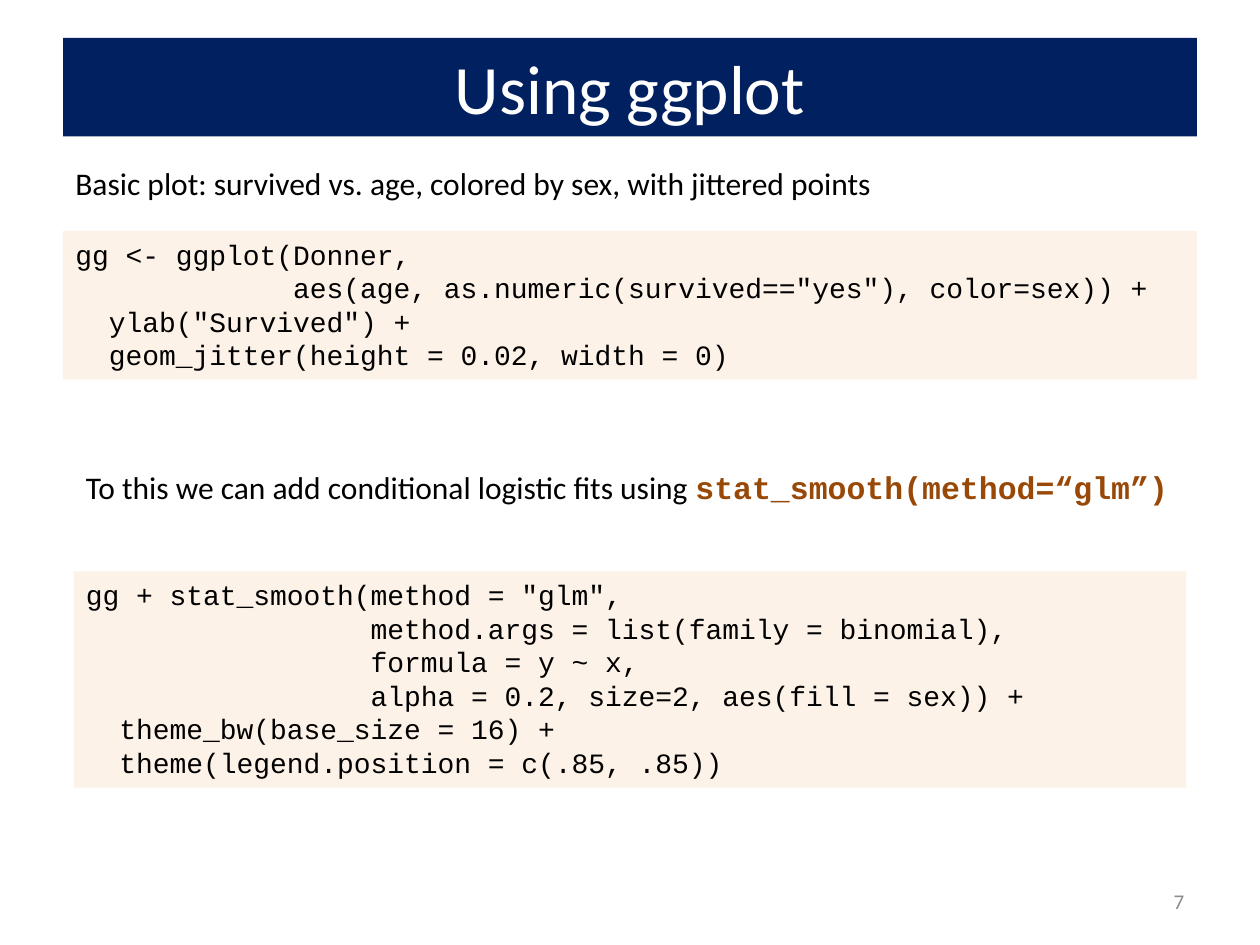
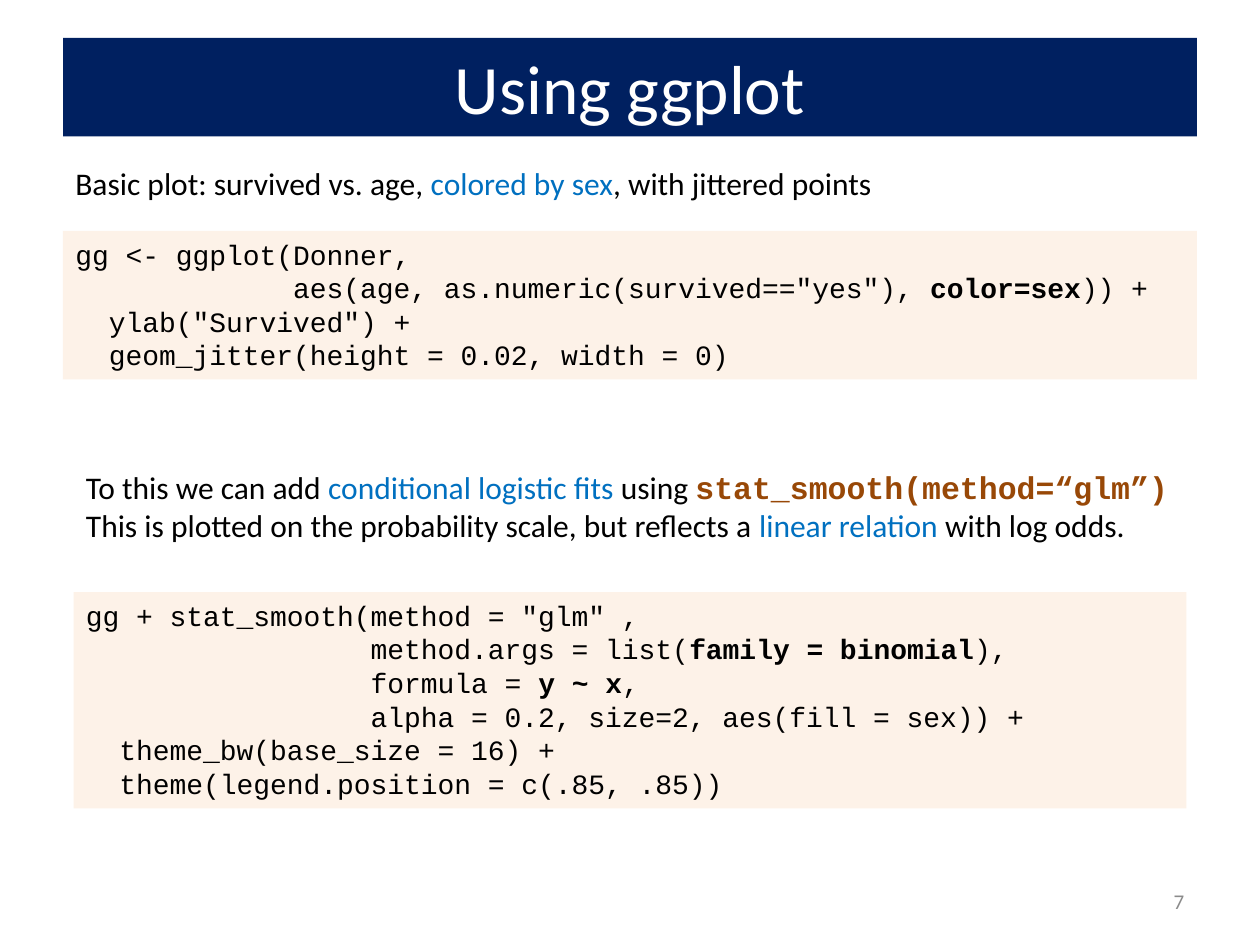
Before and after one commit to friendly/psy6136, a slide deck: slide 7 of lectures/07-logistic2.pptx. Drawn at 1260x945 pixels with LibreOffice and Linux fonts; fonts in the diff are those of the drawing. Boxes give left, top, right and bottom in pixels: in the first picture for what was removed or moved away, otherwise in the second. Text is boxed around its words. In the diff, an @@ line names an element or a change of style, - is before the commit and + after.

Commit message:
work on lectures

```diff
--- a/lectures/07-logistic2.pptx
+++ b/lectures/07-logistic2.pptx
@@ text "Basic plot: survived vs. age, ..." at [75,173,871,201]: text colour #000000 to #0070C0 in "colored by sex," @@
@@ text in rectangle at [293,278,1114,304]: bold on in "color=sex))" @@
@@ text at [86,476,1168,506]: text colour #000000 to #0070C0 in "conditional logistic fits" @@
@@ text at [86,515,1125,543]: paragraph added @@
+This is plotted on the probability scale, but reflects a linear relation with log odds.
@@ rectangle "gg + stat_smooth(method = "glm" ...": place and size @@
-rectangle "gg + stat_smooth(method = "glm" ..." at [73,571,1186,788]
+rectangle "gg + stat_smooth(method = "glm" ..." at [73,592,1186,809]
@@ text in rectangle at [86,606,605,632]: spaces changed @@
-gg + stat_smooth(method = "glm",
+gg + stat_smooth(method = "glm" ,
@@ text in rectangle at [371,640,1008,699]: bold on in "list(family = binomial),", "y ~ x," @@
```
Also in this commit, not shown: 23 other slides changed, 1 slide added, 1 slide removed, 7 other files.
